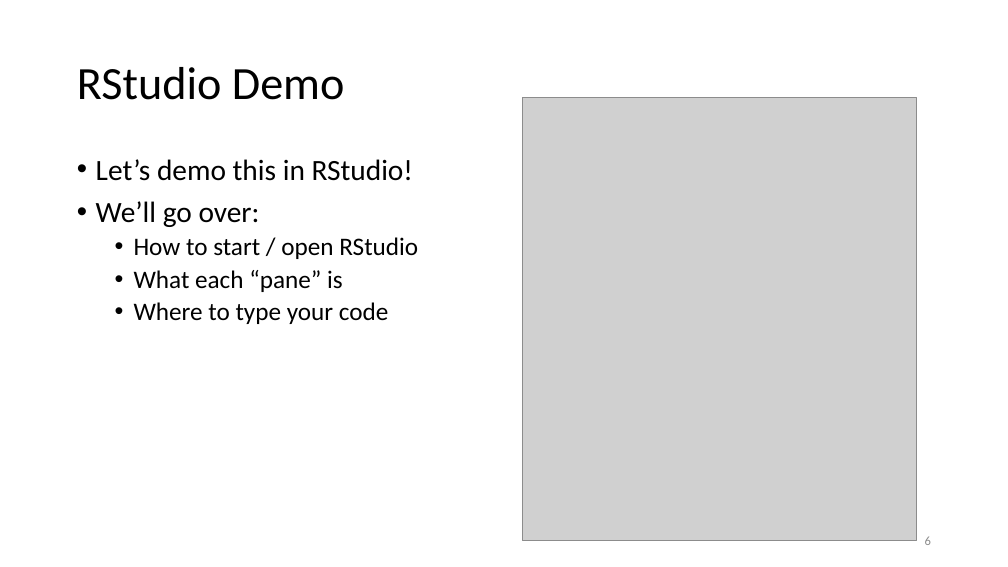
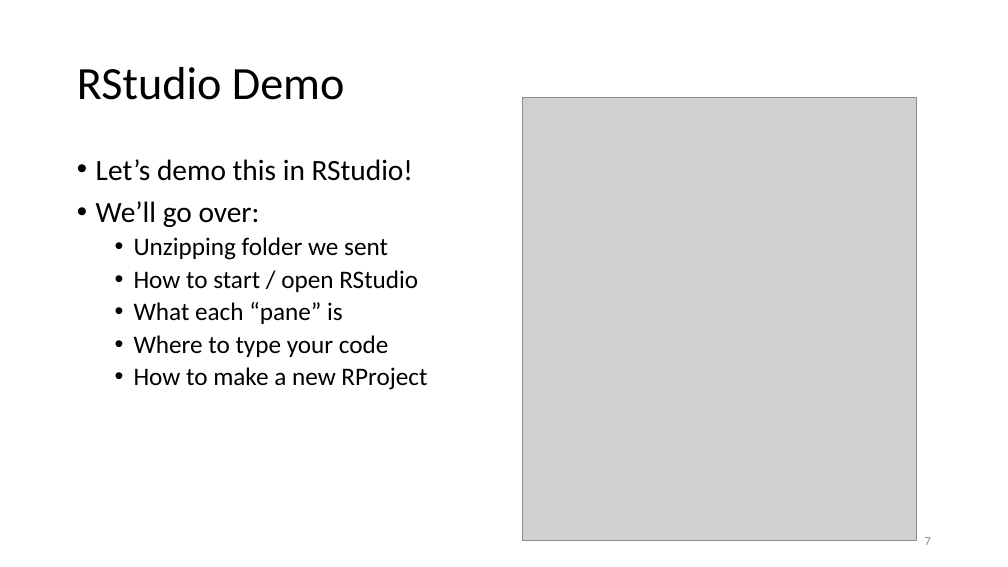
Before and after one commit to justinpriest/ADFG_R_Intro_Workshop, a slide deck: slide 7 of presentations/2 - About R and RStudio.pptx (slide 6 before the commit). Drawn at 1008x567 pixels with LibreOffice and Linux fonts; fonts in the diff are those of the drawing; grey boxes stand for pictures. Boxes give left, top, right and bottom in pixels: in the first picture for what was removed or moved away, otherwise in the second. Text is boxed around its words. In the diff, an @@ line names an element or a change of style, - is before the commit and + after.

```diff
--- a/presentations/2 - About R and RStudio.pptx
+++ b/presentations/2 - About R and RStudio.pptx
@@ text at [134, 237, 388, 260]: paragraph added @@
+  • Unzipping folder we sent
@@ text at [134, 367, 427, 390]: paragraph added @@
+  • How to make a new RProject
@@ page number at [925, 537, 931, 545]: text changed @@
-6
+7
```
Also in this commit, not shown: 1 other slide changed, 1 slide added, 12 other files.
